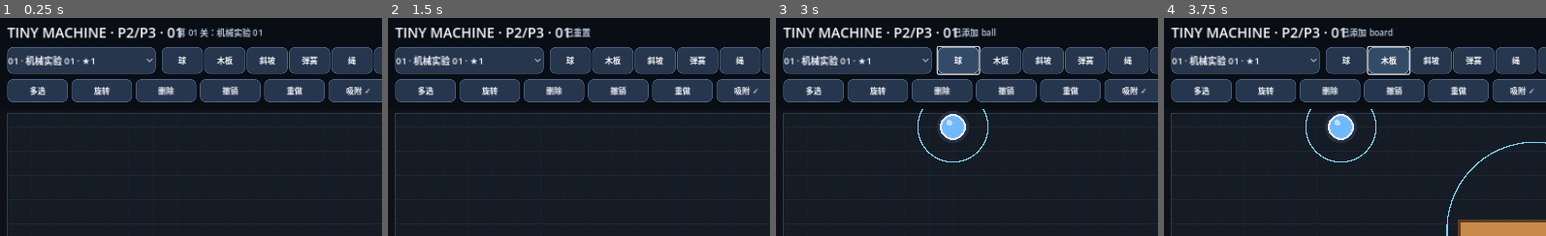
Above: before the commit, frames 1-4 (left to right).
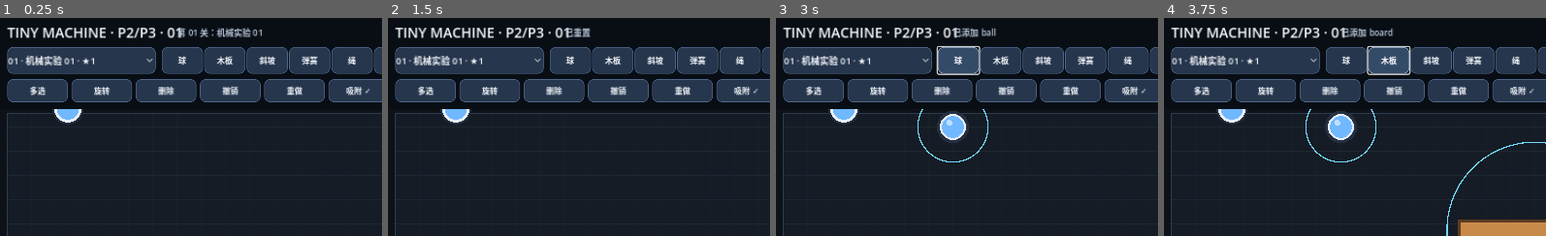
Above: after the commit, the same moments.

Repository: passwall787-del/tiny-machine
Game: Godot game, scene res://main.tscn
Same seed, same stepped clock (60 frames per second), same inputs: the game is played once before the commit and once after it.
Inputs:
- Up to frame 1 (0.25 s): no input
- Up to frame 2 (1.5 s): click "▶ 运行" at 0.5 s; click "↻ 重置" at 1.25 s
- Up to frame 3 (3 s): click "01 · 机械实验 01 · ★1" at 2 s; click "球" at 2.75 s
- Up to frame 4 (3.75 s): click "木板" at 3.5 s
The pictures show only the part of the screen within x 0-50%, y 0-50%; the shares and areas given below are measured in that part.

The runs differ from the first frame. In frame 1, 0.4% of the frame differs, in the area x 13-22%, y 41-49%; in frame 2, 0.4%; in frame 3, 0.4%; in frame 4, 0.4%.
Error after the commit: Invalid assignment of property or key 'editable' with value of type 'bool' on a base object of type 'RigidBody2D (MachineComponent)'. (res://level_runtime.gd:3…

Commit message:
refactor: keep launch ball separate from player-placed parts

Diff:
--- a/level_runtime.gd
+++ b/level_runtime.gd
@@ -15,11 +15,13 @@
 func load_level(data: LevelData) -> void:
     clear()
     level = data.duplicate_level()
+
     goal = Area2D.new()
     goal.name = "Goal"
     goal.position = level.goal_position
     goal.collision_layer = 4
     goal.collision_mask = 1
+    goal.monitoring = true
     var shape := CollisionShape2D.new()
     var circle := CircleShape2D.new()
     circle.radius = level.goal_radius
@@ -28,26 +30,36 @@
     owner_main.add_child(goal)
     goal.body_entered.connect(Callable(owner_main, "_on_goal_body_entered"))
 
+    var ball_data := {"type":"ball","x":level.start_position.x,"y":level.start_position.y,"r":0.0}
+    ball = ComponentFactory.create_component("ball", ball_data, owner_main, editor)
+    if ball != null:
+        ball.editable = false
+        ball.z_index = 4
+        ball.queue_redraw()
+
     for item in level.pieces:
         var piece := ComponentFactory.create_component(str(item.get("type", "")), item, owner_main, editor)
         if piece == null: continue
         components.append(piece)
-        if piece.piece_type == "ball" and ball == null: ball = piece
+
     reset_runtime()
 
 func clear() -> void:
     for piece in components:
         if is_instance_valid(piece): piece.queue_free()
     components.clear()
+    if is_instance_valid(ball): ball.queue_free()
     ball = null
     if is_instance_valid(goal): goal.queue_free()
     goal = null
 
 func reset_runtime() -> void:
+    if is_instance_valid(ball): ball.reset_runtime()
     for piece in components:
         if is_instance_valid(piece): piece.reset_runtime()
 
 func set_simulation(enabled: bool) -> void:
+    if is_instance_valid(ball): ball.set_simulation(enabled)
     for piece in components:
         if is_instance_valid(piece): piece.set_simulation(enabled)
 
